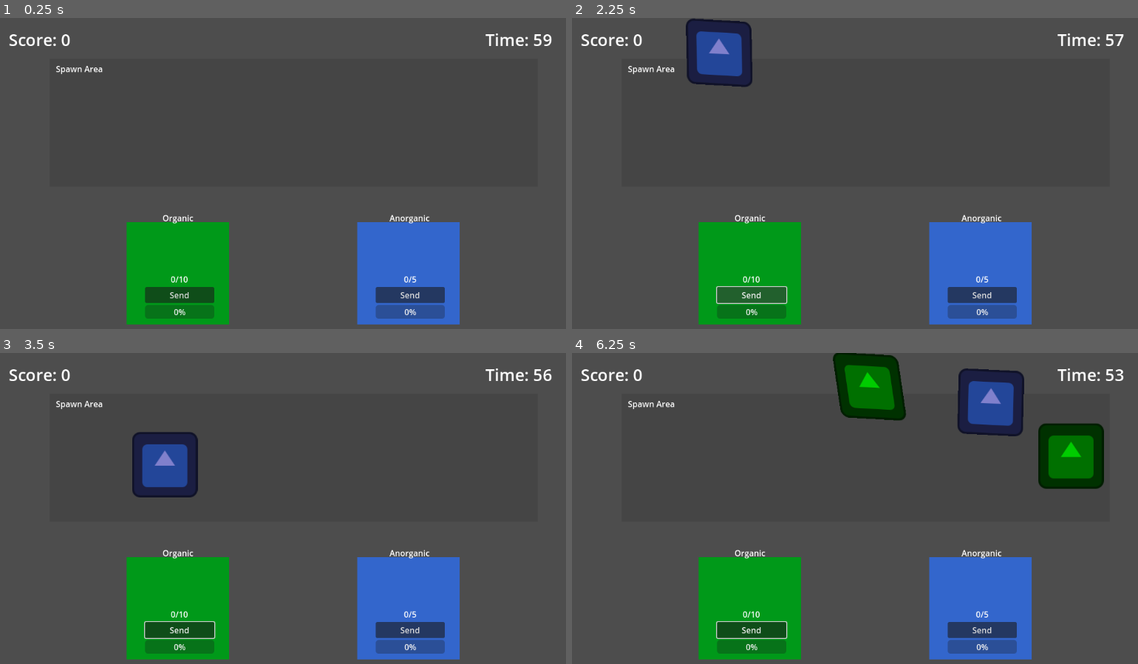
Above: before the commit, frames 1-4 (two rows, left to right).
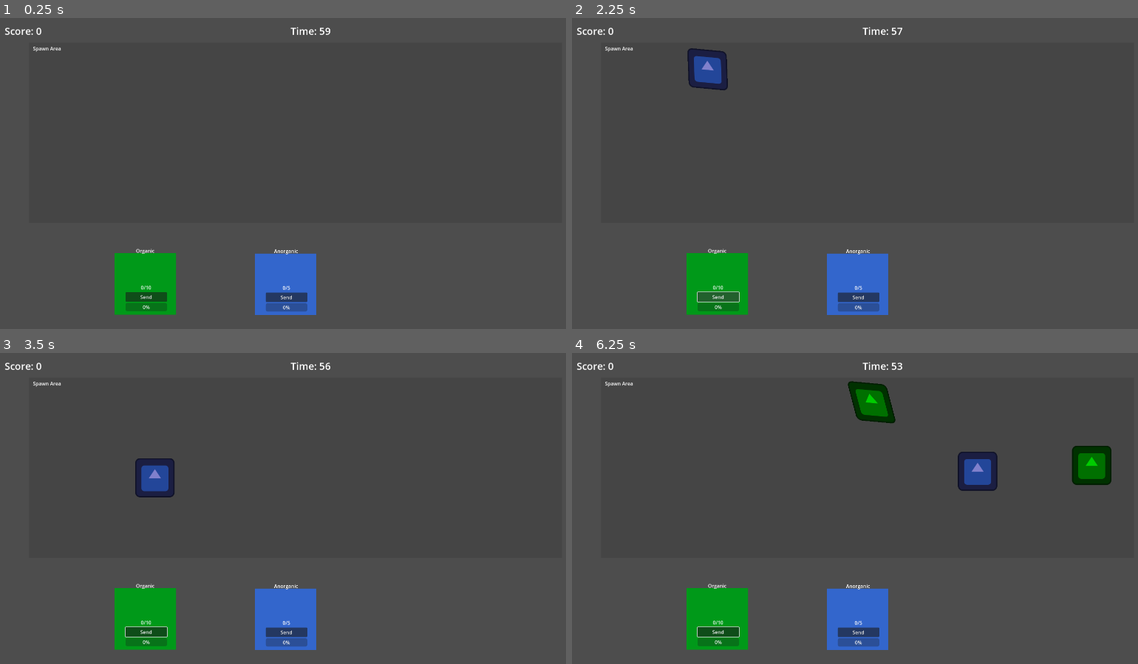
Above: after the commit, the same moments.

Repository: galih9/godot-trash
Game: Godot game, scene res://main.tscn
Same seed, same stepped clock (60 frames per second), same inputs: the game is played once before the commit and once after it. The engine's default icon, where the game draws it, is replaced by a stand-in: a white triangle on a blue panel in a dark square.
Inputs (mouse positions are in pixels of both pictures, inside the frame that each line leads up to):
- Up to frame 1 (0.25 s): no input
- Up to frame 2 (2.25 s): click "Send" at 0.5 s; click "Send" at 1.25 s; click "Send" at 2 s
- Up to frame 3 (3.5 s): move the mouse to (175, 608) at 2.77 s; click (175, 608) at 2.92 s
- Up to frame 4 (6.25 s): tap Enter at 3.5 s; move the mouse to (979, 608) at 3.52 s; click (979, 608) at 3.67 s; move the mouse to (736, 464) at 4.27 s; click (736, 464) at 4.42 s; move the mouse to (1070, 455) at 5.02 s; click (1070, 455) at 5.17 s; move the mouse to (1041, 567) at 5.77 s; click (1041, 567) at 5.92 s

The runs differ from the first frame. In frame 1, 14% of the frame differs, in the area x 0-98%, y 2-99%; in frame 2, 16%; in frame 3, 16%; in frame 4, 22%, in the area x 0-98%, y 0-99%.

Commit message:
added new resources

Diff:
--- a/main.tscn
+++ b/main.tscn
@@ -129,8 +129,8 @@
 [node name="SpawnArea" type="ColorRect" parent="."]
 offset_left = 100.0
 offset_top = 80.0
-offset_right = 1052.0
-offset_bottom = 330.0
+offset_right = 1832.0
+offset_bottom = 669.0
 mouse_filter = 2
 color = Color(0.2, 0.2, 0.2, 0.3)
 
@@ -143,7 +143,7 @@
 text = "Spawn Area"
 
 [node name="BinOrganic" type="Area2D" parent="."]
-position = Vector2(350, 500)
+position = Vector2(477, 868)
 
 [node name="VBoxContainer" type="VBoxContainer" parent="BinOrganic"]
 offset_left = -64.0
@@ -192,7 +192,7 @@
 text = "Organic"
 
 [node name="BinAnorganic" type="Area2D" parent="."]
-position = Vector2(800, 500)
+position = Vector2(933, 869)
 
 [node name="VBoxContainer" type="VBoxContainer" parent="BinAnorganic"]
 offset_left = -64.0
@@ -244,6 +244,9 @@
 wait_time = 2.0
 autostart = true
 
+[node name="Camera2D" type="Camera2D" parent="."]
+anchor_mode = 0
+
 [connection signal="pressed" from="UI/GameOverPanel/RestartButton" to="." method="_on_restart_button_pressed"]
 [connection signal="mouse_entered" from="BinOrganic" to="." method="_on_bin_organic_mouse_entered"]
 [connection signal="mouse_exited" from="BinOrganic" to="." method="_on_bin_organic_mouse_exited"]
--- a/project.godot
+++ b/project.godot
@@ -19,6 +19,11 @@
 
 Global="*res://Global.gd"
 
+[display]
+
+window/size/viewport_width=1920
+window/size/viewport_height=1080
+
 [rendering]
 
 renderer/rendering_method="gl_compatibility"
Binary file added: assets/fonts/Excalifont-Regular.woff2
Binary file added: assets/images/apple.png
Binary file added: assets/images/banana.png
Binary file added: assets/images/bottle.png
Binary file added: assets/images/box.png
Binary file added: assets/images/watermelon.png
Not shown, added: docs/trash game.144x144.png.import
Not shown, added: docs/trash game.180x180.png.import
Not shown, added: docs/trash game.512x512.png.import
Not shown, added: docs/trash game.apple-touch-icon.png.import
Not shown, added: docs/trash game.icon.png.import
Not shown, added: docs/trash game.png.import
